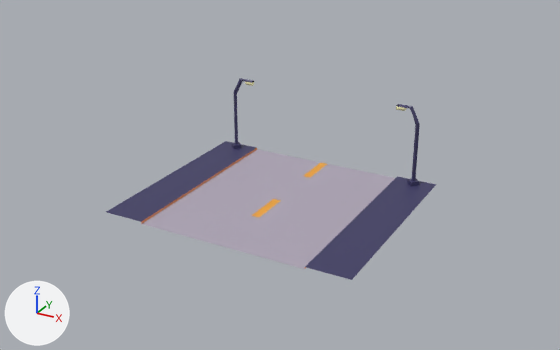
Renders of the OBJ model gfx/models/road.obj from each side of a commit.
The view is the same before and after, from a camera (50 mm lens) standing at (15.8, -28.5, 15.6) and looking at (0.4, -0.5, 1.5). Lighting does not change. The marker at lower left points along +X, +Y and +Z. The first picture is the older version. Where no turn or scale is listed for an object, it has been applied to the vertices. Vertices at exactly the same position are counted once.

Before the edit, the objects in view are built like this:
```python
me_road = bpy.data.meshes.new('ROAD')
me_road.from_pydata(...)  # 223 vertices, 390 faces; spans x -6.0..6.0, y -5.0..5.0, z 0.0..4.0
me_road.materials.append(mat_material_001)  # picture img_lospec500_8x_png
# before: 77 (-6.0, -4.0, 0.1) at pixel (119, 203), 78 (-6.0, -5.0, 0.1) at pixel (105, 212), 83 (-5.0, 5.0, 0.1) at pixel (241, 144), 84 (-6.0, 5.0, 0.1) at pixel (225, 141), 85 (-6.0, 4.0, 0.1) at pixel (215, 146)
# before: 86 (-6.0, 3.0, 0.1) at pixel (205, 153), 87 (-6.0, 2.0, 0.1) at pixel (194, 159), 88 (-6.0, 1.0, 0.1) at pixel (183, 166), 89 (-6.0, 0.0, 0.1) at pixel (171, 172), 90 (-6.0, -1.0, 0.1) at pixel (159, 180)
# before: 91 (-6.0, -2.0, 0.1) at pixel (146, 187), 92 (-6.0, -3.0, 0.1) at pixel (133, 195), 93 (-5.0, -5.0, 0.1) at pixel (123, 216), 107 (-5.0, 4.0, 0.1) at pixel (231, 150), 108 (-5.0, -4.0, 0.1) at pixel (137, 208)
# before: 109 (-5.0, -3.0, 0.1) at pixel (150, 199), 110 (-5.0, -2.0, 0.1) at pixel (163, 191), 111 (-5.0, -1.0, 0.1) at pixel (176, 184), 112 (-5.0, 0.0, 0.1) at pixel (188, 176), 113 (-5.0, 1.0, 0.1) at pixel (199, 169)
# before: 114 (-5.0, 2.0, 0.1) at pixel (210, 163), 115 (-5.0, 3.0, 0.1) at pixel (221, 156)
# before: 79 (5.0, -5.0, 0.1) at pixel (327, 273), 80 (6.0, -5.0, 0.1) at pixel (351, 279), 81 (6.0, 4.0, 0.1) at pixel (429, 192), 82 (6.0, 5.0, 0.1) at pixel (436, 184), 96 (6.0, -4.0, 0.1) at pixel (362, 268)
# before: 97 (6.0, -3.0, 0.1) at pixel (372, 256), 98 (6.0, -2.0, 0.1) at pixel (381, 246), 99 (6.0, -1.0, 0.1) at pixel (390, 236), 100 (6.0, 0.0, 0.1) at pixel (399, 226), 101 (6.0, 1.0, 0.1) at pixel (407, 217)
# before: 102 (6.0, 2.0, 0.1) at pixel (415, 208), 103 (6.0, 3.0, 0.1) at pixel (422, 200), 104 (5.0, 5.0, 0.1) at pixel (416, 180), 134 (5.0, 4.0, 0.1) at pixel (409, 187), 135 (5.0, -4.0, 0.1) at pixel (338, 261)
# before: 136 (5.0, -3.0, 0.1) at pixel (349, 250), 137 (5.0, -2.0, 0.1) at pixel (359, 240), 138 (5.0, -1.0, 0.1) at pixel (368, 230), 139 (5.0, 0.0, 0.1) at pixel (377, 221), 140 (5.0, 1.0, 0.1) at pixel (386, 212)
# before: 141 (5.0, 2.0, 0.1) at pixel (394, 203), 142 (5.0, 3.0, 0.1) at pixel (402, 195)
ob_road = bpy.data.objects.new('ROAD', me_road)
ob_road.location = (0.0, 0.0, 0.0)
```
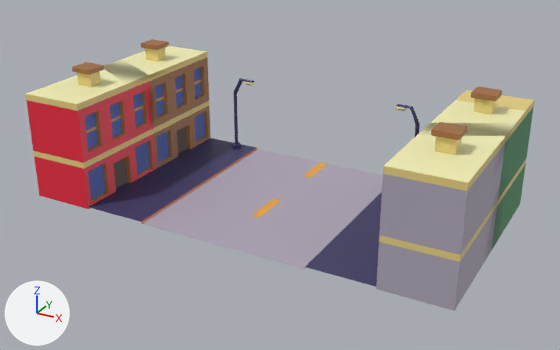
Location of each change, (x1, y1, x2, y2) in pixels of the pictures (560 x 350 px; the box of a moved part takes in the faces that stretch with it):
'BUILDINGS', added
    after: (26, 39, 534, 311)
'ROAD', reshaped
    before: (106, 78, 436, 280)
    after: (89, 78, 420, 287)
part 1 of me_road, moved or reshaped
    before: (106, 141, 257, 222)
    after: (89, 138, 257, 222)
part 2 of me_road, moved or reshaped
    before: (305, 176, 436, 280)
    after: (305, 192, 382, 287)

The change in detail:
me_road is used by ob_road; location (0.0, 0.0, 0.0).
me_road had 223 vertices, 390 faces and spanned x -6.0..6.0, y -5.0..5.0, z 0.0..4.0.
me_road now has 223 vertices, 390 faces and spans x -10.0..10.0, y -5.0..5.0, z 0.0..4.0.
Part 1, on me_road:
Vertices 77, 78, 84 to 92 of me_road move by (-4.0, 0.0, 0.0).
Vertices 83, 93, 107 to 115 of me_road move by (-3.0, 0.0, 0.0).
Part 2, on me_road:
Vertices 79, 104, 134 to 142 of me_road move by (3.0, 0.0, 0.0).
Vertices 80, 81, 82, 96 to 103 of me_road move by (4.0, 0.0, 0.0).
Mesh me_buildings is new.
It has 613 vertices, 1214 faces and spans x -10.0..10.0, y -5.0..5.0, z 0.0..5.9.
It uses material mat_material_001 (picture img_lospec500_8x_png).
Object 'BUILDINGS' (ob_buildings) is new; it shows me_buildings.
Its location is (0.0, 0.0, 0.0).
